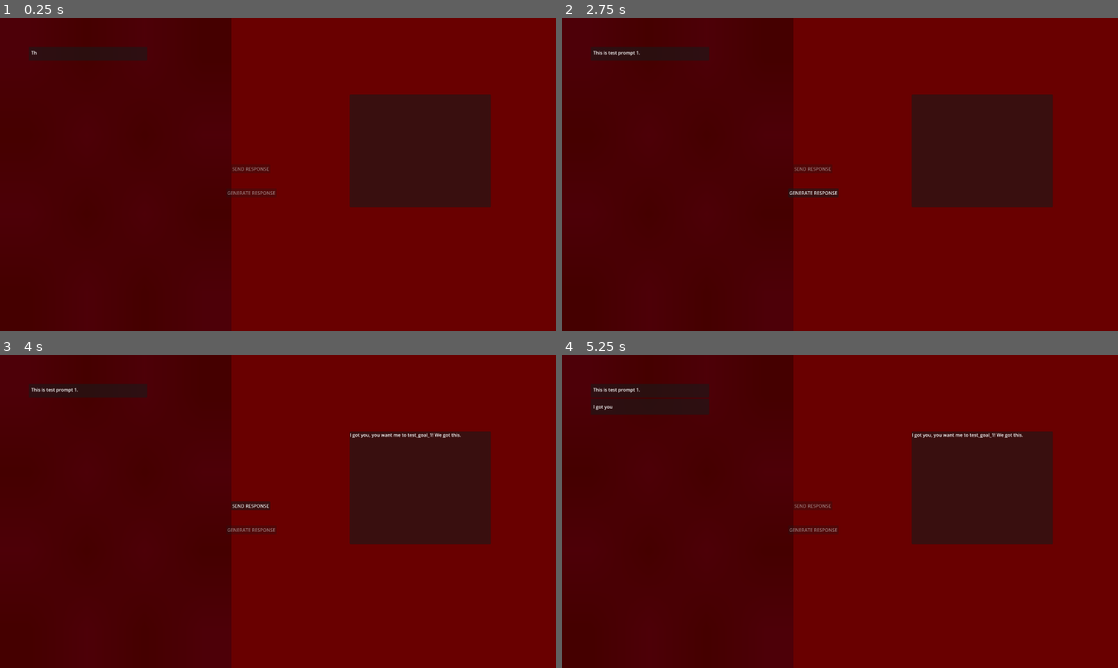
Above: before the commit, frames 1-4 (two rows, left to right).
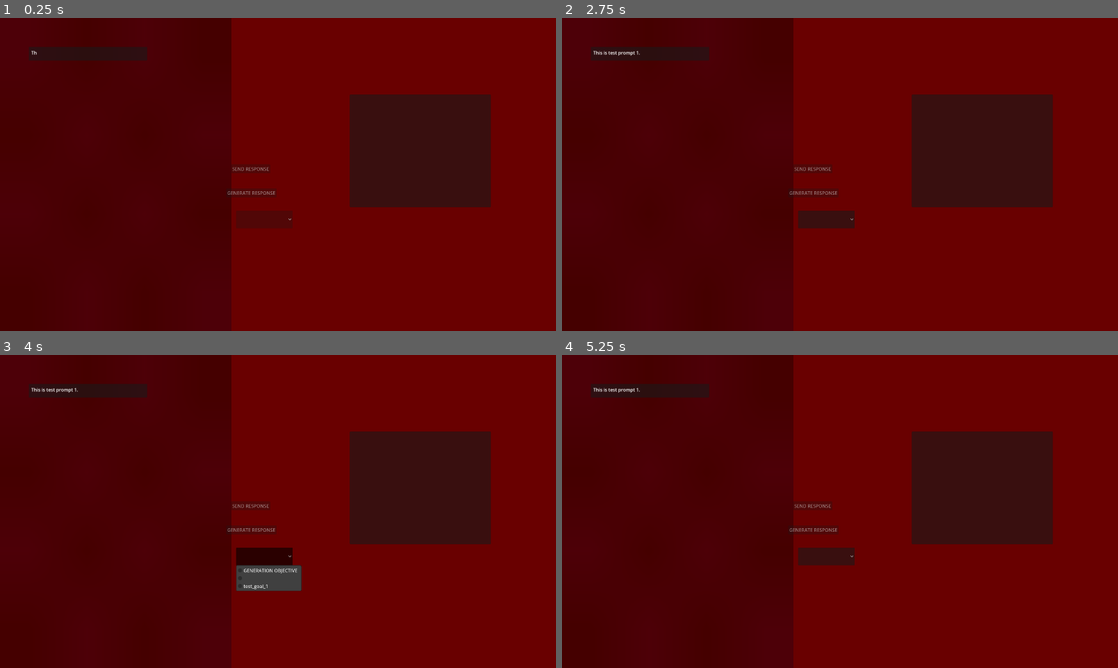
Above: after the commit, the same moments.

Repository: basmalord/mla-sim
Game: Godot game, scene res://Scenes/Stages/StageThree/stage_three_controller.tscn
The game is run twice, just before and just after one commit, with the same random seed, the same clock (stepped at 60 frames per second) and the same inputs. This scene is started directly instead of the project's main scene.
Inputs (mouse positions are in pixels of both pictures, inside the frame that each line leads up to):
- Up to frame 1 (0.25 s): no input
- Up to frame 2 (2.75 s): tap Enter (CONFIRM) at 0.5, 1.25, 1.35, 2 s; tap P (CLOSE) at 0.6 s; tap Backspace (DELETE) at 2.1 s
- Up to frame 3 (4 s): click (250, 530) at 2.75 s, where only the run before the commit has a clickable "GENERATE RESPONSE"; click (266, 555) at 3.52 s
- Up to frame 4 (5.25 s): click (812, 505) at 4.25 s, where only the run before the commit has a clickable "SEND RESPONSE"; tap P (CLOSE) at 5.1 s

The runs differ from the first frame. In frame 1, less than 0.1% of the frame differs, in the area x 51-53%, y 64-65%; in frame 2, 0.6%; in frame 3, 1.7%; in frame 4, 1.8%, in the area x 5-83%, y 14-68%.

Commit message:
update to stage 3
response output reshuffle

Diff:
--- a/Scenes/Stages/StageThree/stage_three_controller.tscn
+++ b/Scenes/Stages/StageThree/stage_three_controller.tscn
@@ -9,6 +9,7 @@
 [ext_resource type="PackedScene" uid="uid://bg1g4nvlotnsa" path="res://Scenes/Stages/StageThree/stage_three_word_manager.tscn" id="7_fqads"]
 [ext_resource type="Script" uid="uid://cgmwv5od87gq4" path="res://Scripts/Control/StageThree/stage_three_response_gen_output.gd" id="8_fqads"]
 [ext_resource type="Script" uid="uid://c2epjhfxjhsb2" path="res://Scripts/Control/StageThree/intro_section_generator.gd" id="9_3hgd8"]
+[ext_resource type="Script" uid="uid://bo2we2ww3wxpk" path="res://Scripts/Control/StageThree/response_options.gd" id="10_7ija4"]
 
 [node name="StageThreeController" type="Control" unique_id=388204407]
 layout_mode = 3
@@ -85,8 +86,23 @@
 disabled = true
 text = "SEND RESPONSE"
 
+[node name="ResponseOptions" type="OptionButton" parent="." unique_id=1069726942]
+layout_mode = 0
+offset_left = 815.0
+offset_top = 665.0
+offset_right = 1011.0
+offset_bottom = 726.0
+disabled = true
+fit_to_longest_item = false
+item_count = 2
+popup/item_0/text = "GENERATION OBJECTIVE"
+popup/item_0/id = 0
+popup/item_1/id = 1
+script = ExtResource("10_7ija4")
+
 [connection signal="pressed" from="GenerateResponseButton" to="StageThreeResponseManager" method="_on_generate_response_button_pressed"]
 [connection signal="pressed" from="SendResponseButton" to="." method="_on_send_response_button_pressed"]
+[connection signal="item_selected" from="ResponseOptions" to="." method="_on_response_options_item_selected"]
 
 [editable path="StageThreeResponseManager"]
 [editable path="StageThreePromptManager"]
--- a/Scripts/Control/StageThree/intro_section_generator.gd
+++ b/Scripts/Control/StageThree/intro_section_generator.gd
@@ -23,7 +23,7 @@
 	var goal_modified: String
 	var punctuation_array: Array[String] = [".","!"]
 	for index in goals_size:
-		var goal: String = goals[index]
+		var goal: String = goals[index].keys()[0]
 		if index == 0:
 			goals_string += goal
 			if index == last_index:
--- /dev/null
+++ b/Scripts/Control/StageThree/response_options.gd
@@ -0,0 +1,13 @@
+extends OptionButton
+
+var goals_string_array: Array[String]
+var goals_values_array: Array[float]
+
+func _import_items(goals_array: Array):
+	for goal in goals_array:
+		add_item(goal)
+
+func _brief_disable():
+	self.disabled = true
+	await get_tree().create_timer(0.05).timeout
+	self.disabled = false
--- a/Scripts/Control/StageThree/stage_three_controller.gd
+++ b/Scripts/Control/StageThree/stage_three_controller.gd
@@ -8,21 +8,36 @@
 @onready var response_manager: Node = $StageThreeResponseManager
 @onready var generate_response_button: Button = $GenerateResponseButton
 @onready var send_response_button: Button = $SendResponseButton
+@onready var response_selection_menu: OptionButton = $ResponseOptions
+var selected_goal: String
 
 @export_range(1,10,1) var level: int = 1
 
 func _send_prompt(prompt_entry: Dictionary):
 	var prompt_text: String = prompt_entry["PromptString"]
+	var prompt_goals_entries: Array = prompt_entry["Goals"]
+	var prompt_goals_strings: Array[String]
+	for entry in prompt_goals_entries:
+		prompt_goals_strings.append(entry.keys()[0])
+	response_selection_menu._import_items(prompt_goals_strings)
 	convo_presenter._handle_prompt(prompt_text)
 
 func _send_response_data(response_entry: Dictionary, goals_array: Array):
 	response_gen_output._set_response_entry(response_entry, goals_array)
 
+#func _continue_response():
+	#response_gen_output
 
 func _on_send_response_button_pressed() -> void:
 	_switch_send_button_disabled()
 	var candidate_text: String = response_gen_output.my_rtl.text
 	convo_presenter._handle_response(candidate_text)
+
+func _switch_response_selection_menu_disabled():
+	if response_selection_menu.disabled:
+		response_selection_menu.disabled = false
+	else:
+		response_selection_menu.disabled = true
 
 func _switch_send_button_disabled():
 	if send_response_button.disabled:
@@ -35,3 +50,13 @@
 		generate_response_button.disabled = false
 	else:
 		generate_response_button.disabled = true
+
+
+func _on_response_options_item_selected(index: int) -> void:
+	if index == 0:
+		return
+	else:
+		if generate_response_button.disabled == true:
+			response_gen_output.selected_goal = response_selection_menu.get_item_text(index)
+			selected_goal = response_selection_menu.get_item_text(index)
+			_switch_generate_button_disabled()
--- a/Scripts/Control/StageThree/stage_three_convo_presenter.gd
+++ b/Scripts/Control/StageThree/stage_three_convo_presenter.gd
@@ -16,7 +16,8 @@
 
 func _ready() -> void:
 	if my_controller is Control:
-		connect("type_animation_finished", Callable(my_controller, "_switch_generate_button_disabled"))
+		#connect("type_animation_finished", Callable(my_controller, "_switch_generate_button_disabled"))
+		connect("type_animation_finished", Callable(my_controller, "_switch_response_selection_menu_disabled"))
 
 func _set_rtl_text(candidate_text: String):
 	my_rtl.text = candidate_text
@@ -46,6 +47,8 @@
 	if converstaion_is_active:
 		candidate_text = "\n\n\n\n" + candidate_text
 	_append_rtl_text(candidate_text)
+	await type_animation_finished
+	my_controller._switch_generate_button_disabled()
 
 func _type_out_characters(candidate_text: String):
 	var old_count := my_rtl.get_total_character_count()
--- a/Scripts/Control/StageThree/stage_three_response_gen_output.gd
+++ b/Scripts/Control/StageThree/stage_three_response_gen_output.gd
@@ -2,7 +2,7 @@
 
 signal response_set
 signal section_displayed
-
+signal waiting_for_advance
 
 @onready var my_container: Container = $ResponseOutputContainer
 @onready var my_rtl: RichTextLabel = $ResponseOutputContainer/ResponseOutputRTL
@@ -13,6 +13,7 @@
 
 var response_entry: Dictionary
 var prompt_goals: Array
+var selected_goal: String
 
 func _ready() -> void:
 	if my_controller is Control:
@@ -22,24 +23,38 @@
 
 func _advance_section():
 	_display_section()
+	emit_signal("waiting_for_advance")
+	print("WAITING FIRED")
 	await section_displayed
+	print("POST WAITING FIRED")
 	if section_index == 4:
 		section_index = 0
 		return
 	section_index += 1
+	print("BOGOOSOSOS", section_index)
 
 func _display_section():
 	my_rtl.text = get_response_string() #need a different animation compared to the prompt output
+	print("WANT WAITING FIRED TO FIRE")
+	await waiting_for_advance
+	await get_tree().create_timer(0.06).timeout
 	emit_signal("section_displayed")
 
 func get_response_string() -> String:
 	var new_text: String
 	if section_index == 0:
 		new_text = intro_generator.generate_intro_string(prompt_goals)
+		print("NANNY", section_index)
 		return new_text
-	if !response_entry.has(str(section_index)):
+	if !response_entry.has("ResponseSections"):
+		print("BOOOO")
 		return ""
-	new_text = response_entry[str(section_index)]["ResponseString"]
+	var response_sections_array: Array = response_entry["ResponseSections"].keys()
+	if (response_sections_array.size() - 1) < section_index:
+		print("BOZO")
+		return ""
+	var target_section: Dictionary = response_entry["ResponseSections"][response_sections_array[section_index]]
+	new_text = target_section["ResponseString"]
 	return new_text
 
 func _set_response_entry(candidate_entry: Dictionary, goals_array: Array):
--- a/Scripts/Control/StageThree/stage_three_response_manager.gd
+++ b/Scripts/Control/StageThree/stage_three_response_manager.gd
@@ -2,7 +2,7 @@
 
 @onready var my_controller: Control = get_parent()
 
-var active_response_id: String
+var active_response_id: String = ""
 var response_dict: Dictionary
 var general_themes: Array
 
@@ -24,11 +24,18 @@
 
 func _on_generate_response_button_pressed() -> void:
 	my_controller._switch_generate_button_disabled()
-	var active_prompt_entry: Dictionary = my_controller.prompt_manager.active_prompt_entry
-	var response_id = active_prompt_entry["Response"]
-	var response_entry = response_dict[response_id]
-	var prompt_goals: Array = active_prompt_entry["Goals"]
-	my_controller._send_response_data(response_entry, prompt_goals)
+	if active_response_id == "":
+		var active_prompt_entry: Dictionary = my_controller.prompt_manager.active_prompt_entry
+		var active_goal: String = my_controller.selected_goal
+		var response_id: String = ""
+		for entry in active_prompt_entry["Goals"]:
+			if entry.keys()[0] == active_goal:
+				response_id = entry[active_goal]
+		var response_entry = response_dict[response_id]
+		var prompt_goals: Array = active_prompt_entry["Goals"]
+		my_controller._send_response_data(response_entry, prompt_goals)
+	else:
+		my_controller
 
 func _select_response():
 	pass
--- a/Scripts/Holders/stage_three_response_holder.gd
+++ b/Scripts/Holders/stage_three_response_holder.gd
@@ -12,6 +12,7 @@
 	_load_res_from_path()
 
 func _load_res_from_path():
+	print("STAGE 1 ")
 	var my_file = FileAccess.open(data_resource_path, FileAccess.READ)
 	var file_contents: String = my_file.get_as_text()
 	my_file.close()
Not shown, changed: Data/StageThree/test_prompt_dict.txt
Not shown, changed: Data/StageThree/test_response_dict.txt
Not shown, added: Scripts/Control/StageThree/response_options.gd.uid
